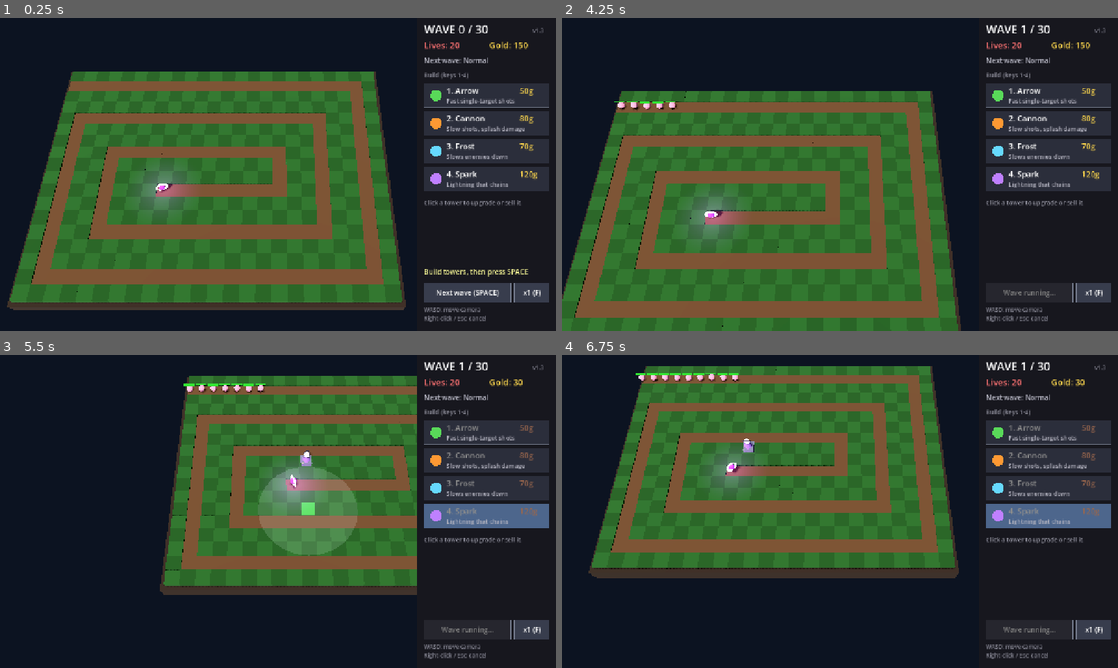
Above: before the commit, frames 1-4 (two rows, left to right).
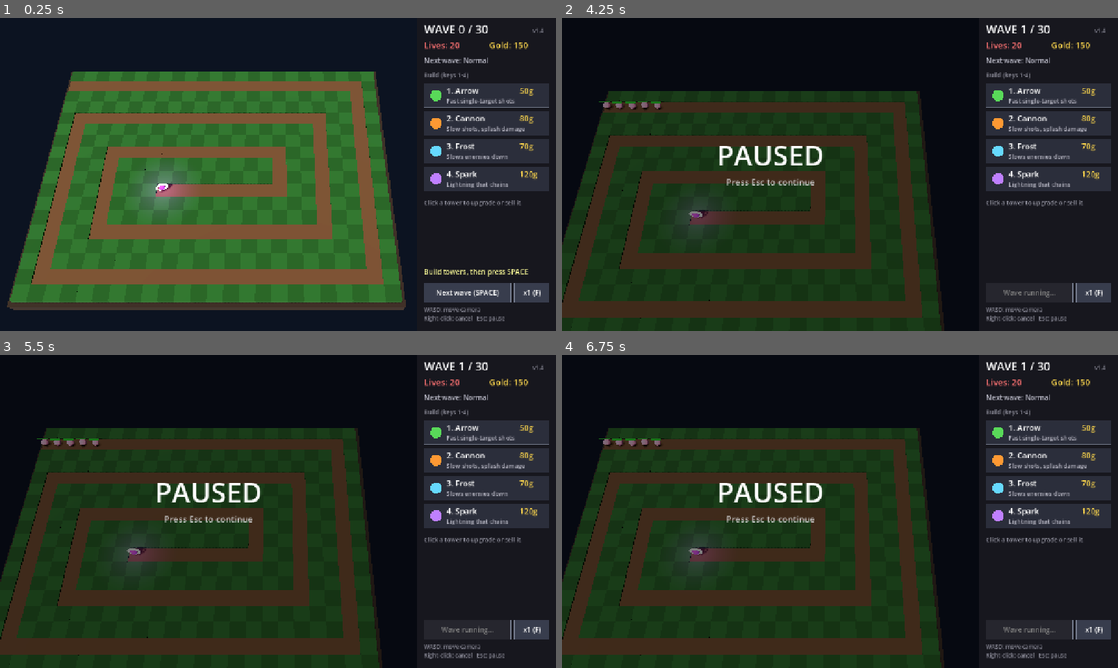
Above: after the commit, the same moments.

Repository: gettic/Gettics-first-TD
Game: Godot game, scene res://main.tscn
Two runs of this game, one before a commit and one after it. Both use one fixed random seed, a clock stepped at 60 frames per second and the inputs below.
Inputs (mouse positions are in pixels of both pictures, inside the frame that each line leads up to):
- Up to frame 1 (0.25 s): no input
- Up to frame 2 (4.25 s): tap Enter at 0.5 s; move the mouse to (962, 158) at 0.52 s; hold D 0.53-1.28 s; tap R at 0.6, 1.35, 2.3, 3.05, 3.8 s; click (962, 158) at 0.67 s; tap Space at 0.77, 1.52, 3.02, 3.77 s; move the mouse to (728, 190) at 1.27 s; hold S 1.28-2.03 s; move the mouse to (895, 105) at 2.02 s; hold D 2.03-2.78 s; tap 1 at 2.1 s; move the mouse to (812, 237) at 2.77 s; hold W 2.78-3.53 s; tap 2 at 2.85 s; click (812, 237) at 2.92 s; move the mouse to (1006, 221) at 3.52 s; hold A from 3.53 s (still down); tap 3 at 3.6 s; tap Escape at 4.15 s
- Up to frame 3 (5.5 s): move the mouse to (111, 464) at 4.27 s; tap 4 at 4.35 s; tap Space at 4.52 s; tap R at 4.55, 5.3 s; move the mouse to (305, 511) at 5.02 s; release A at 5.03 s; hold S from 5.03 s (still down); tap U at 5.1 s; click (305, 511) at 5.17 s
- Up to frame 4 (6.75 s): move the mouse to (756, 433) at 5.77 s; release S at 5.78 s; hold D 5.78-6.53 s; tap X at 5.85 s; tap Space at 6.02 s; tap R at 6.05 s; move the mouse to (962, 495) at 6.52 s; hold W from 6.53 s (still down); tap Delete at 6.6 s

The runs differ from the first frame. In frame 1, 0.1% of the frame differs, in the area x 81-98%, y 3-98%; in frame 2, 51%; in frame 3, 62%; in frame 4, 63%, in the area x 0-99%, y 3-100%.

Commit message:
Pause the game with Esc
- Esc pauses and unpauses; the map dims and shows a PAUSED message
- Nothing moves and clicks/keys are ignored while paused
- Right-click still cancels building
- Set version to 1.4; update README controls and screenshot

Diff:
--- a/main.gd
+++ b/main.gd
@@ -139,6 +139,7 @@
 var selected: Tower = null
 var game_speed := 1
 var state := "playing"  # "playing", "won" or "lost"
+var paused := false
 var message := ""
 var message_time := 0.0
 var font: Font
@@ -244,6 +245,7 @@
 	selected = null
 	game_speed = 1
 	state = "playing"
+	paused = false
 	flash("Build towers, then press SPACE")
 
 
@@ -589,6 +591,10 @@
 # ---------------------------------------------------------------- update
 
 func _process(delta: float) -> void:
+	if paused:
+		update_visuals(0.0)
+		hud.queue_redraw()
+		return
 	message_time = maxf(message_time - delta, 0.0)
 	update_effects(delta)
 	if state == "playing":
@@ -818,6 +824,11 @@
 # ---------------------------------------------------------------- input
 
 func _unhandled_input(event: InputEvent) -> void:
+	if event is InputEventKey and event.pressed and not event.echo and event.keycode == KEY_ESCAPE:
+		toggle_pause()
+		return
+	if paused:
+		return
 	if event is InputEventMouseButton and event.pressed:
 		if event.button_index == MOUSE_BUTTON_RIGHT:
 			build_type = ""
@@ -836,9 +847,6 @@
 				sell_selected()
 			KEY_F:
 				toggle_speed()
-			KEY_ESCAPE:
-				build_type = ""
-				selected = null
 			KEY_R:
 				if state != "playing":
 					new_game()
@@ -923,6 +931,13 @@
 	game_speed = game_speed % 3 + 1
 
 
+func toggle_pause() -> void:
+	if state != "playing":
+		return
+	paused = not paused
+	build_type = ""
+
+
 # ---------------------------------------------------------------- 2D overlay
 
 func draw_hud() -> void:
@@ -938,6 +953,8 @@
 	draw_panel()
 	if state != "playing":
 		draw_end_screen()
+	elif paused:
+		draw_pause_screen()
 
 
 func draw_health_bars() -> void:
@@ -1015,7 +1032,15 @@
 	button(WAVE_RECT, wave_label, not wave_running and state == "playing")
 	button(SPEED_RECT, "x%d (F)" % game_speed, true, game_speed > 1)
 	text(Vector2(PANEL_X, 676), "WASD: move camera", 13, Color(0.55, 0.55, 0.6))
-	text(Vector2(PANEL_X, 696), "Right-click / Esc: cancel", 13, Color(0.55, 0.55, 0.6))
+	text(Vector2(PANEL_X, 696), "Right-click: cancel   Esc: pause", 13, Color(0.55, 0.55, 0.6))
+
+
+func draw_pause_screen() -> void:
+	hud.draw_rect(Rect2(0, 0, PANEL_LEFT, SCREEN_H), Color(0, 0, 0, 0.5))
+	var size := font.get_string_size("PAUSED", HORIZONTAL_ALIGNMENT_LEFT, -1, 64)
+	text(Vector2((PANEL_LEFT - size.x) / 2.0, 340), "PAUSED", 64)
+	size = font.get_string_size("Press Esc to continue", HORIZONTAL_ALIGNMENT_LEFT, -1, 20)
+	text(Vector2((PANEL_LEFT - size.x) / 2.0, 385), "Press Esc to continue", 20, Color(0.8, 0.8, 0.8))
 
 
 func draw_end_screen() -> void:
--- a/project.godot
+++ b/project.godot
@@ -4,7 +4,7 @@
 [application]
 
 config/name="Spiral TD"
-config/version="1.3"
+config/version="1.4"
 run/main_scene="res://main.tscn"
 config/features=PackedStringArray("4.7")
 
Binary file changed: screenshot.png
